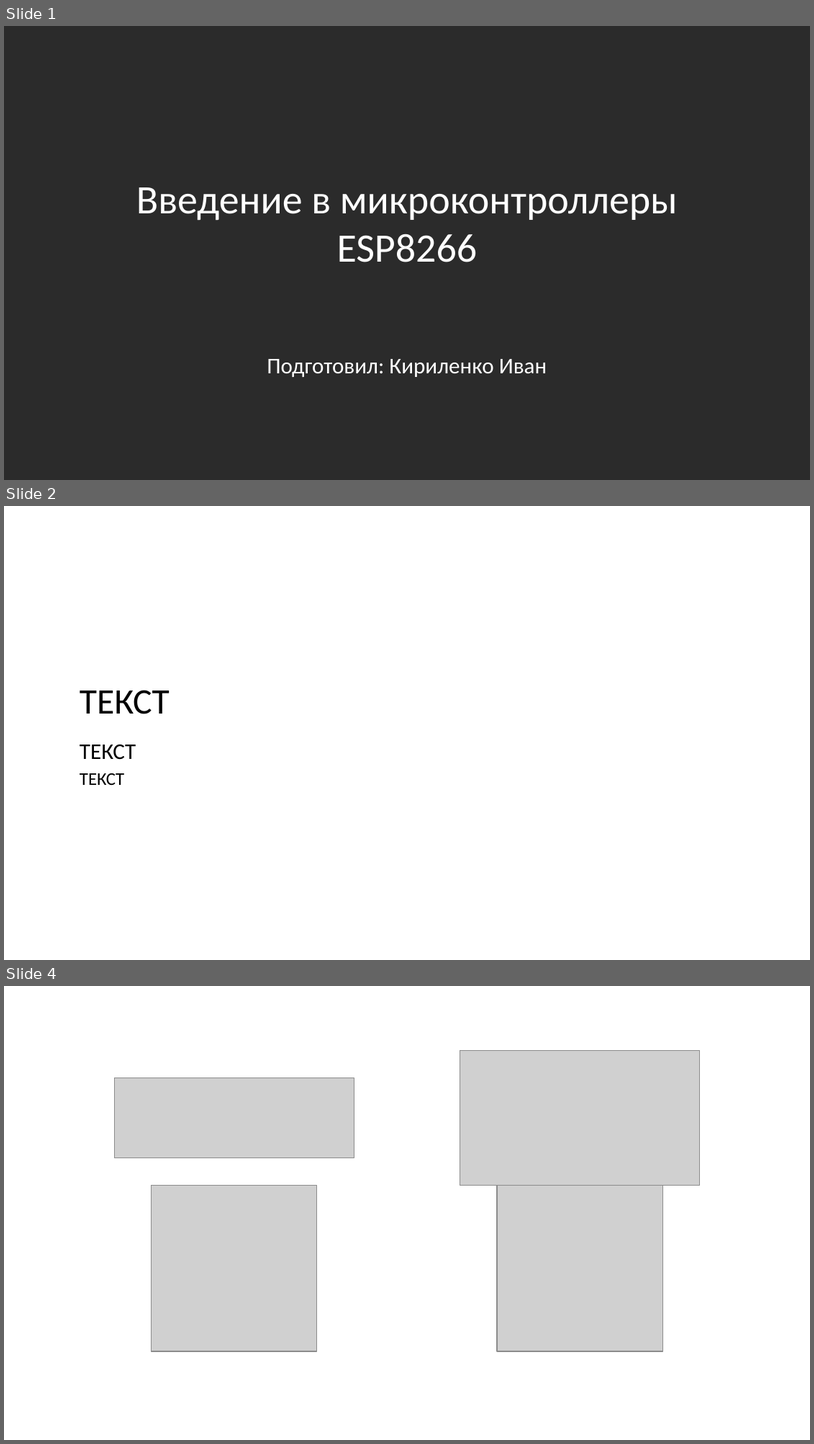
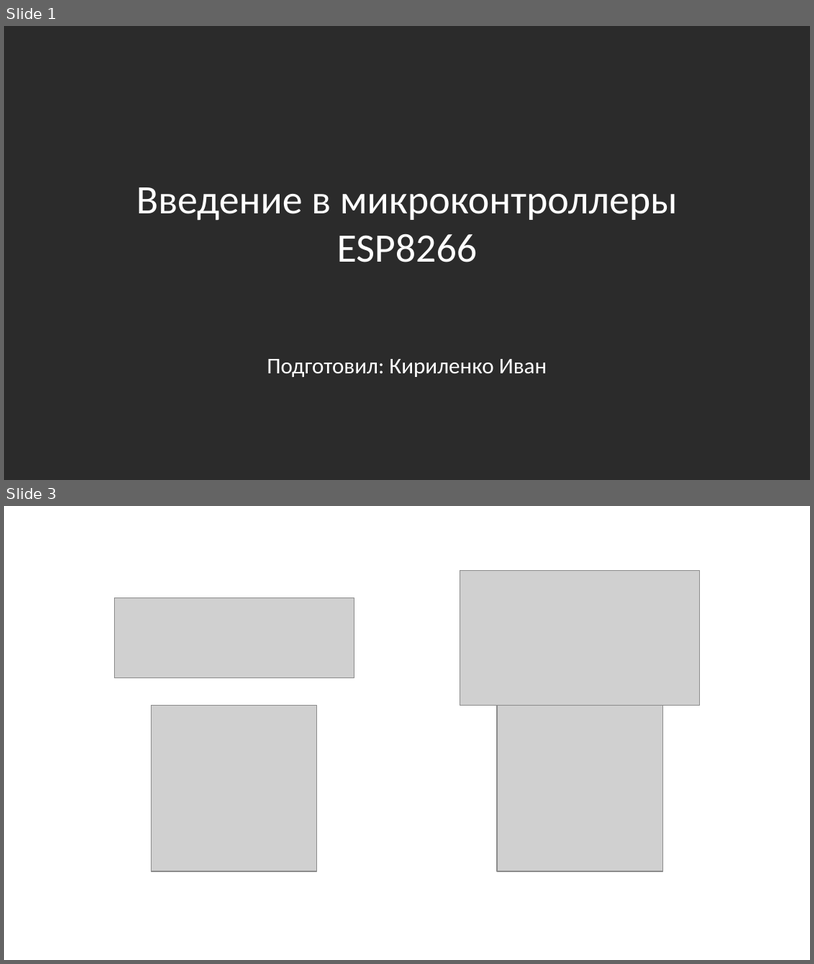
Before and after one commit to 4yvakZ/ESP8266_Course, a slide deck: Лекция 1.pptx. Shown one above the other, each under a label of ours: slides 1, 2 and 4 before the commit, slides 1 and 3 after it; the slides between them are not shown. The pictures are 814x1444 and 814x964 pixels, drawn with LibreOffice and Linux fonts; fonts in the diff are those of the drawing; grey boxes stand for pictures; background and template pictures are left out; a plain dark background stands for a picture behind light text. Boxes give left, top, right and bottom in pixels: in the first picture for what was removed or moved away, otherwise in the second. Text is boxed around its words. In the diff, an @@ line names an element or a change of style, - is before the commit and + after.

```diff
--- a/Лекция 1.pptx
+++ b/Лекция 1.pptx
@@ slide 2 removed at [4, 506, 810, 960], background picture (left out) @@
@@ title removed at [80, 690, 170, 714] @@
-ТЕКСТ
@@ text removed at [80, 744, 136, 785] @@
-ТЕКСТ
-ТЕКСТ
@@ what was slide 4 is now slide 3 @@
```
Also in this commit, not shown: 1 slide added, 1 other slide removed.
